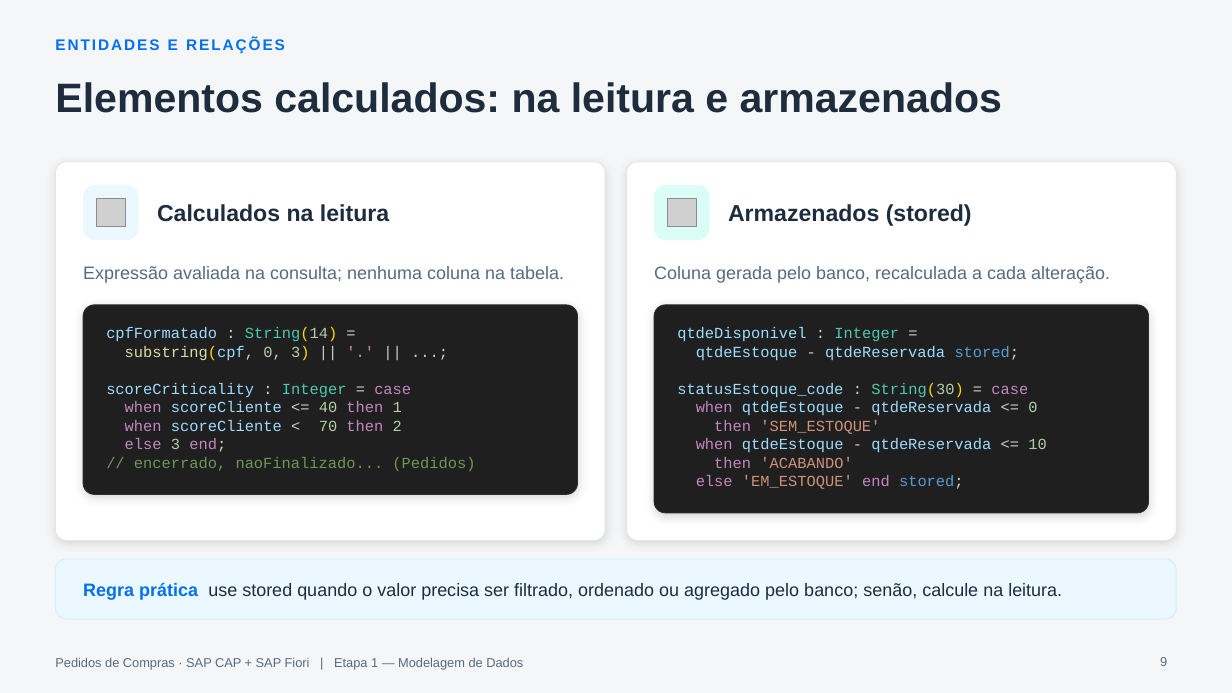
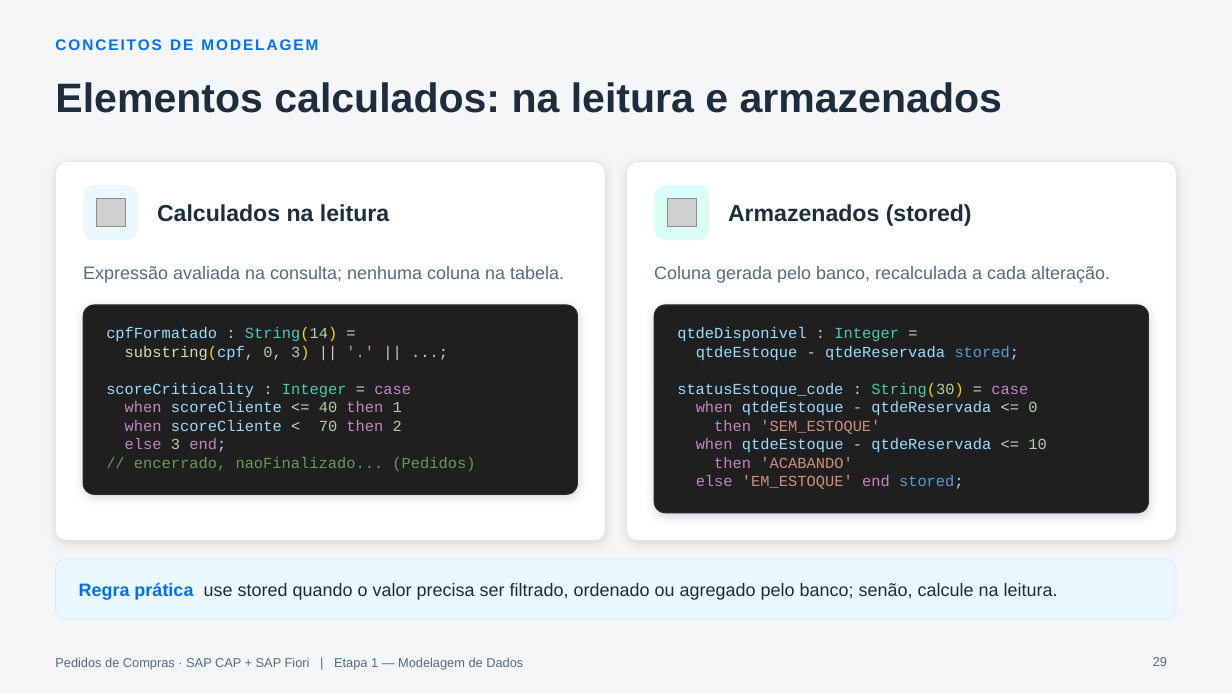
Before and after one commit to AdrianoBispo/sap-cap-nodejs-pedidos-de-compras-app, a slide deck: slide 29 of docs/apresentacoes/01-modelagem-de-dados.pptx (slide 9 before the commit). Drawn at 1232x693 pixels with LibreOffice and Linux fonts; fonts in the diff are those of the drawing; grey boxes stand for pictures. Boxes give left, top, right and bottom in pixels: in the first picture for what was removed or moved away, otherwise in the second. Text is boxed around its words. In the diff, an @@ line names an element or a change of style, - is before the commit and + after.

```diff
--- a/docs/apresentacoes/01-modelagem-de-dados.pptx
+++ b/docs/apresentacoes/01-modelagem-de-dados.pptx
@@ text at box(55, 39, 318, 50): text changed @@
-ENTIDADES E RELAÇÕES
+CONCEITOS DE MODELAGEM
@@ text "Regra prática use stored quando ...": place and size @@
-text "Regra prática use stored quando ..." at box(83, 582, 1062, 600)
+text "Regra prática use stored quando ..." at box(79, 582, 1058, 600)
@@ page number at box(1153, 657, 1167, 666): text changed @@
-9
+29
```
Also in this commit, not shown: 5 other slides changed, 20 slides added, 10 other files.
